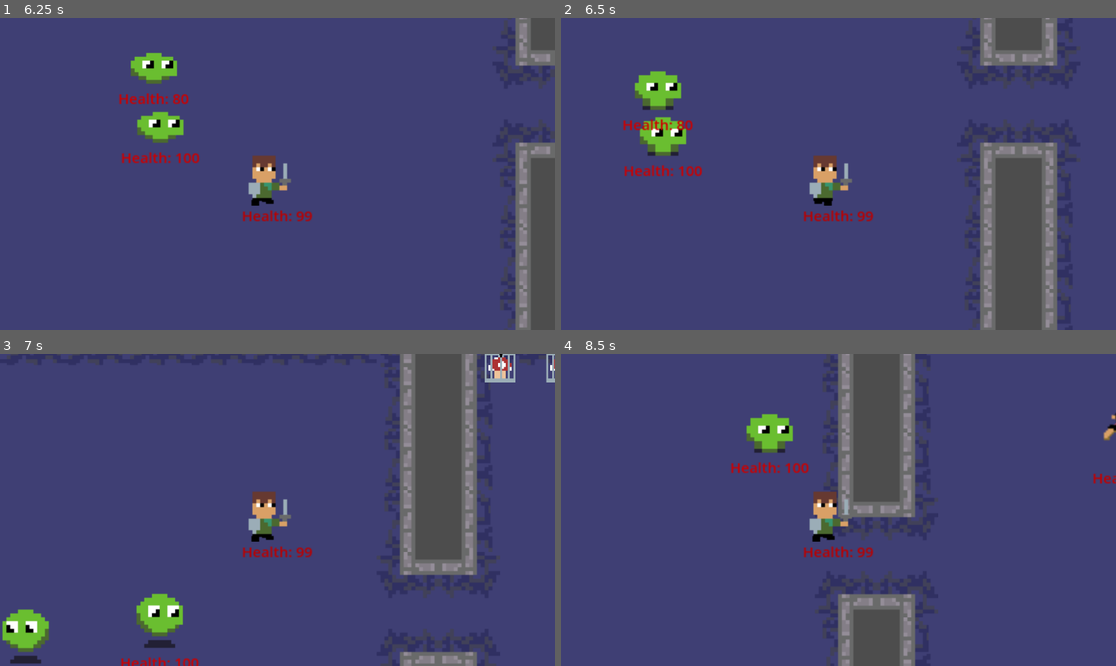
Above: before the commit, frames 1-4 (two rows, left to right).
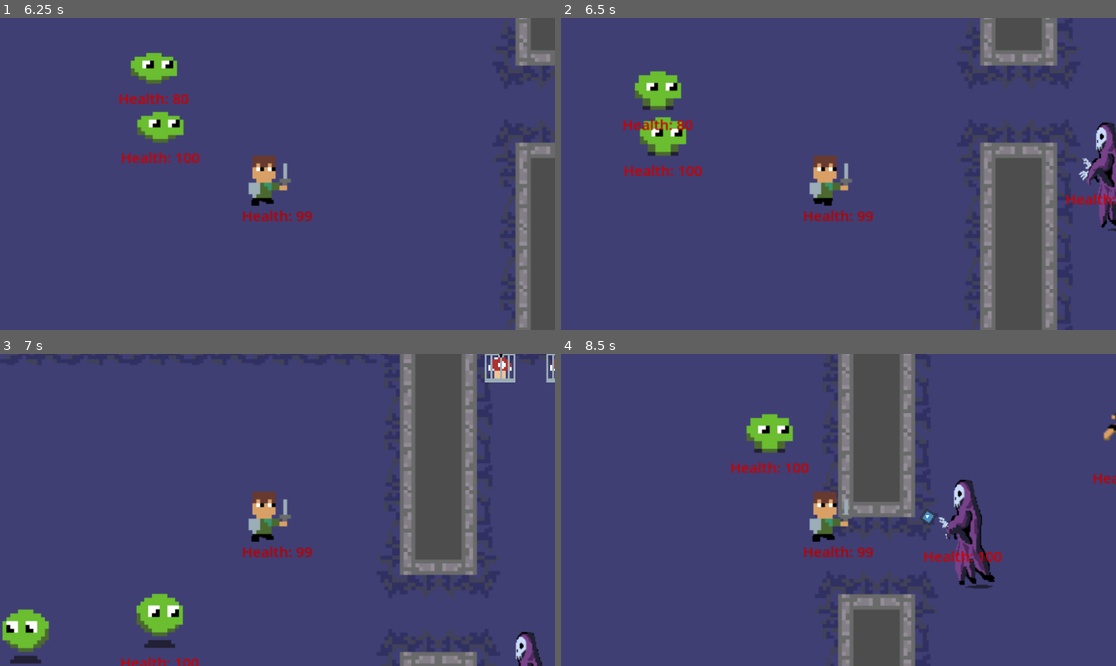
Above: after the commit, the same moments.

Repository: beml201/dungeon_game1
Game: Godot game, scene res://scenes/main.tscn
Same seed, same stepped clock (60 frames per second), same inputs: the game is played once before the commit and once after it. The engine's default icon, where the game draws it, is replaced by a stand-in: a white triangle on a blue panel in a dark square.
Inputs (mouse positions are in pixels of both pictures, inside the frame that each line leads up to):
- Up to frame 1 (6.25 s): move the mouse to (399, 158) at 0.52 s; hold D (right) 0.53-1.28 s; click (399, 158) at 0.6 s; move the mouse to (166, 189) at 1.27 s; hold S (down) 1.28-2.03 s; click (166, 189) at 1.35 s; move the mouse to (333, 105) at 2.02 s; hold D (right) 2.03-2.78 s; click (333, 105) at 2.1 s; move the mouse to (249, 236) at 2.77 s; hold W (up) 2.78-3.53 s; click (249, 236) at 2.85 s; move the mouse to (444, 220) at 3.52 s; hold A (left) 3.53-5.03 s; click (444, 220) at 3.6 s; move the mouse to (111, 127) at 4.27 s; click (111, 127) at 4.35 s; move the mouse to (305, 174) at 5.02 s; hold S (down) 5.03-5.78 s; click (305, 174) at 5.1 s; move the mouse to (194, 96) at 5.77 s; hold D (right) from 5.78 s (still down); click (194, 96) at 5.85 s
- Up to frame 2 (6.5 s): keep holding D (right)
- Up to frame 3 (7 s): move the mouse to (399, 494) at 6.52 s; release D (right) at 6.53 s; hold W (up) from 6.53 s (still down); click (399, 494) at 6.6 s
- Up to frame 4 (8.5 s): move the mouse to (727, 525) at 7.27 s; release W (up) at 7.28 s; hold D (right) 7.28-8.03 s; click (727, 525) at 7.35 s; move the mouse to (894, 441) at 8.02 s; hold S (down) from 8.03 s (still down); click (894, 441) at 8.1 s

Frame 1 is identical in both runs. In frame 2, 1.3% of the frame differs, in the area x 90-100%, y 33-69%; in frame 3, 0.4%; in frame 4, 1.8%, in the area x 64-80%, y 40-76%.

Commit message:
Added idle and comments to phantom
Also fixed bug where you could hit from anywhere

Diff:
--- a/scenes/mob_phantom.tscn
+++ b/scenes/mob_phantom.tscn
@@ -99,6 +99,10 @@
 [node name="attack_cooldown" type="Timer" parent="."]
 wait_time = 0.5
 
+[node name="idle" type="Timer" parent="."]
+wait_time = 0.15
+autostart = true
+
 [node name="HealthLabel" type="Label" parent="."]
 offset_left = -43.0
 offset_top = 19.0
@@ -114,6 +118,8 @@
 [connection signal="animation_finished" from="AnimationPlayer" to="." method="_on_animation_player_animation_finished"]
 [connection signal="body_entered" from="view" to="." method="_on_view_body_entered"]
 [connection signal="body_exited" from="view" to="." method="_on_view_body_exited"]
+[connection signal="area_entered" from="enemy_hitbox" to="." method="_on_enemy_hitbox_area_entered"]
 [connection signal="body_entered" from="enemy_hitbox" to="." method="_on_enemy_hitbox_body_entered"]
 [connection signal="body_exited" from="enemy_hitbox" to="." method="_on_enemy_hitbox_body_exited"]
 [connection signal="timeout" from="attack_cooldown" to="." method="_on_attack_cooldown_timeout"]
+[connection signal="timeout" from="idle" to="." method="_on_idle_timeout"]
--- a/scripts/mob_arms.gd
+++ b/scripts/mob_arms.gd
@@ -41,7 +41,7 @@
 		CHASE: # Chase Player
 			chase()
 			$AnimationPlayer.play("attack")
-		ATTACK: # Attack Plater
+		ATTACK: # Attack Player
 			attack()
 			$AnimationPlayer.play("attack")
 		DAMAGED: # Taking Damage
--- a/scripts/mob_phantom.gd
+++ b/scripts/mob_phantom.gd
@@ -1,60 +1,93 @@
 extends CharacterBody2D
-
 
 # MetaData
 var speed = 100 +randi()%20
 var health := 100
 var strength := 1
 var attack_speed := 1.0
-const Projectile = preload("res://scenes/phantom_projectile.tscn")
-
+const projectile = preload("res://scenes/phantom_projectile.tscn")
+# Finite state machine to track current state
+enum {
+	IDLE,
+	NEW_DIR,
+	WALK,
+	ATTACK
+}
 # Other variables
+#var player_chase = false
 var player = null
-var player_chase = false
 var is_attacking = false
-var in_range = false
+var check_for_damage = false
 var player_attack_cooldown
 var mob_direction = "left"
+var current_state = IDLE
+var dir = Vector2.LEFT
 #var player_current_attack = false
 
 func _ready():
+	randomize()
 	Global.connect("player_attack", _take_damage)
 
 func _physics_process(delta):
-	if not is_attacking:
-		$AnimationPlayer.play("idle")
-	attack()
-	if player_chase:
-		velocity = player.global_position - global_position
-		$Sprite2D.flip_h = sign(velocity[0])==1
-		move_and_slide()
-		if velocity[0]>0:
-			mob_direction = "right"
-		elif velocity[0]<0:
-			mob_direction = "left"
+	match current_state:
+		IDLE: # Do Nothing
+			$AnimationPlayer.play("idle")
+		NEW_DIR: # Pick a new direction to walk
+			dir = choose([Vector2.LEFT, Vector2.RIGHT, Vector2.UP, Vector2.DOWN])
+		WALK: # Idle walk
+			walk()
+		ATTACK: # Attack Player
+			attack()
 
-func _take_damage(damage):
-	if in_range and Global.player_direction!=mob_direction:
-		health -= damage
-		$HealthLabel.text = "Health: "+str(max(0,health))
-		if health<=0:
-			queue_free()
+	#deal_with_damage()
+
+func walk():
+	velocity = dir * speed
+	move()
+
+func chase():
+	velocity = player.global_position - global_position
+	move()
 
 func attack():
-	if in_range and not is_attacking:
+	if not is_attacking:
 		is_attacking = true
-		$AnimationPlayer.play("cast")
 		cast()
 		await get_tree().create_timer(attack_speed).timeout
 		is_attacking = false
 
 func cast():
-	var b = Projectile.instantiate()
+	$AnimationPlayer.play("cast")
+	var b = projectile.instantiate()
 	add_child(b)
 	b.global_position = $Hand.global_position
 	var dir = (player.global_position - global_position).normalized()
 	b.global_rotation = dir.angle() + PI /2.0
 	b.direction = dir
+
+
+func move():
+	$AnimationPlayer.play("idle")
+	$Sprite2D.flip_h = sign(velocity[0])==1
+	move_and_slide()
+	if velocity[0]>0:
+		mob_direction = "right"
+	elif velocity[0]<0:
+		mob_direction = "left"
+
+func _take_damage(damage):
+	if check_for_damage:
+		health -= damage
+		$HealthLabel.text = "Health: "+str(max(0,health))
+		check_for_damage = false
+		if health<=0:
+			queue_free()
+
+# Picks random value from array
+func choose(array):
+	array.shuffle()
+	return array.front()
+
 
 func get_input():
 	var input_direction = Input.get_vector("left", "right", "up", "down")
@@ -63,26 +96,48 @@
 func _on_view_body_entered(body):
 	if body.has_method("player"):
 		player = body
-		in_range = true
-		#player_chase = true
+		current_state = ATTACK
+		$idle.paused = true
 #	print("chasing")
 
 func _on_view_body_exited(body):
 	if body.has_method("player"):
 		player = null
-		in_range = false
-		#player_chase = false
+		current_state = IDLE
+		$idle.paused = false
 
 func _on_enemy_hitbox_body_entered(body):
 	if body.has_method("player"):
-		in_range = true
+		pass
+		#current_state = ATTACK
+
 
 func _on_enemy_hitbox_body_exited(body):
 	if body.has_method("player"):
-		in_range = false
+		pass
+		#current_state = CHASE
+
+
+# After 0.15 seconds, choose new state
+func _on_idle_timeout():
+	$idle.wait_time = choose([0.5, 1, 1.5])
+	current_state = choose([IDLE, NEW_DIR, WALK])
+
+
+func _on_enemy_hitbox_area_entered(area):
+	if area.has_method("sword"):
+		check_for_damage = true
+
+func phantom():
+	pass
+
+
+
+
+
 
 func deal_with_damage():
-	if in_range and Global.player_current_attack and Global.player_direction!=mob_direction:
+	if check_for_damage and Global.player_current_attack and Global.player_direction!=mob_direction:
 		#health -= 20
 		player_attack_cooldown = false
 		$attack_cooldown.start()
@@ -91,10 +146,7 @@
 
 func _on_attack_cooldown_timeout() -> void:
 	player_attack_cooldown = true
-	print("phantom health =", health)
+	print("slime health =", health)
 	if health <=0:
 	#get_node("AnimationPlayer").play("die")
 		self.queue_free()
-
-func phantom():
-	pass
